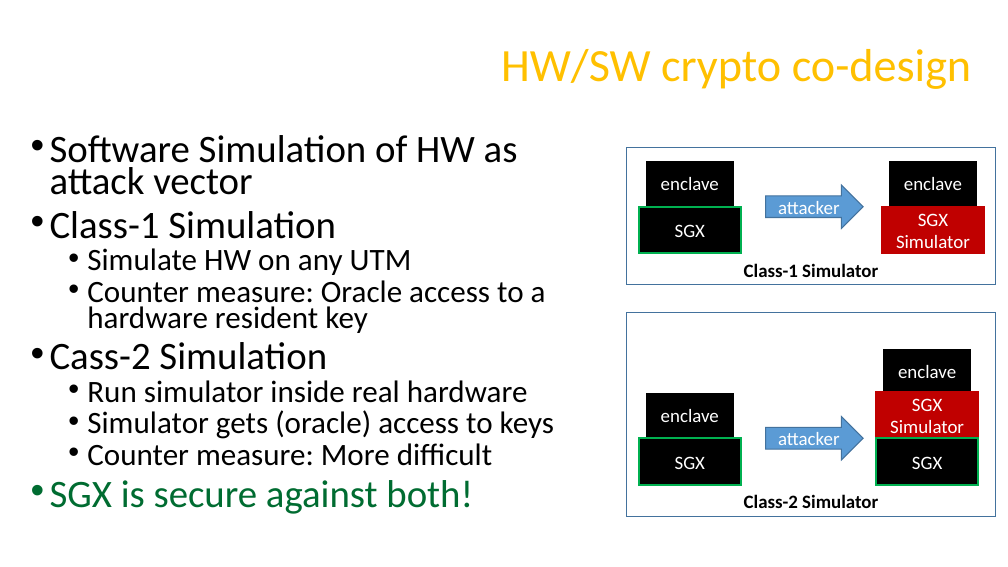
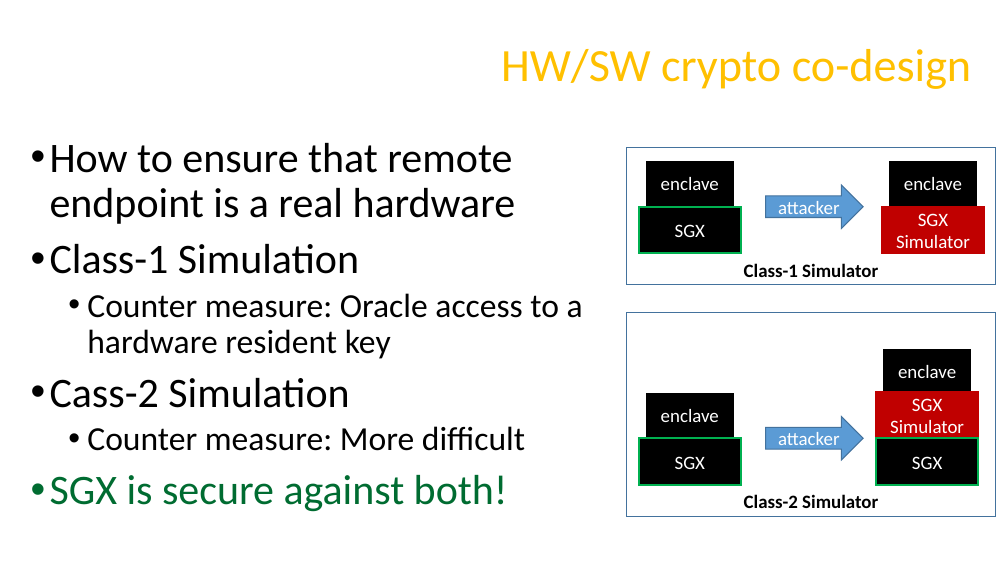
Before and after one commit to axelexic/sgx_remote_attestation_bh_17, a slide deck: slide 3 of presentation/us-17-Swami-SGX-Remote-Attestation-Is-Not-Sufficient.pptx (slide 2 before the commit). Drawn at 1008x567 pixels with LibreOffice and Linux fonts; fonts in the diff are those of the drawing; background and template pictures are left out. Boxes give left, top, right and bottom in pixels: in the first picture for what was removed or moved away, otherwise in the second. Text is boxed around its words. In the diff, an @@ line names an element or a change of style, - is before the commit and + after.

```diff
--- a/presentation/us-17-Swami-SGX-Remote-Attestation-Is-Not-Sufficient.pptx
+++ b/presentation/us-17-Swami-SGX-Remote-Attestation-Is-Not-Sufficient.pptx
@@ text at box(50, 143, 516, 224): text changed; size 37 to 40 pt @@
-• Software Simulation of HW as attack vector
+• How to ensure that remote endpoint is a real hardware
@@ text at box(50, 244, 583, 512): size 37 to 40 pt in "Class-1 Simulation", "Cass-2 Simulation", "SGX is secure against both!"; size 29.6 to 32 pt in "Counter measure: Oracle access to a hardware ...", "Counter measure: More difficult"; line spacing 0.7 to 0.9 @@
@@ text at box(87, 248, 412, 275): paragraph removed @@
-  • Simulate HW on any UTM
@@ text at box(87, 380, 554, 439): paragraphs removed @@
-  • Run simulator inside real hardware
-  • Simulator gets (oracle) access to keys
```
Also in this commit, not shown: 6 other slides changed, 2 slides added, 1 slide removed.
